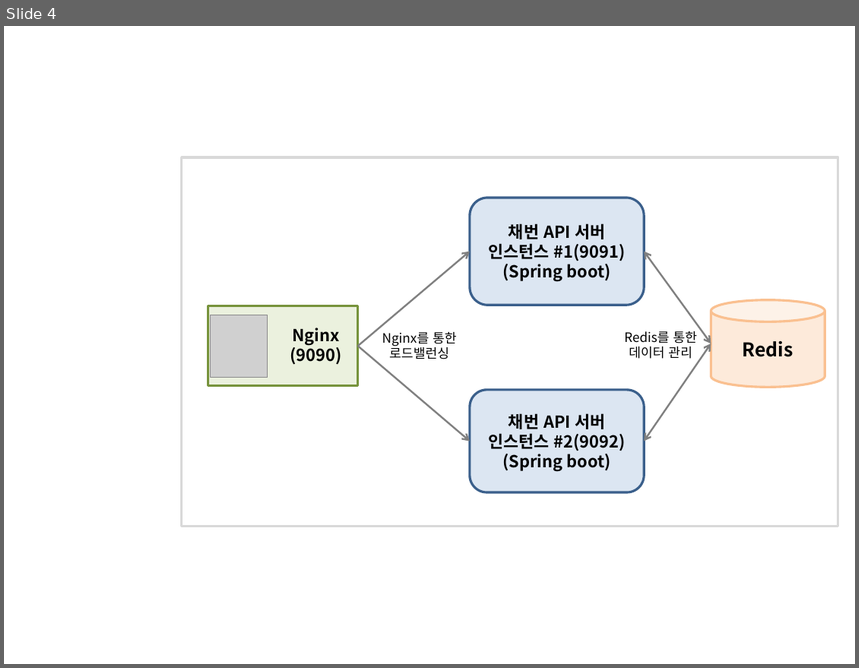
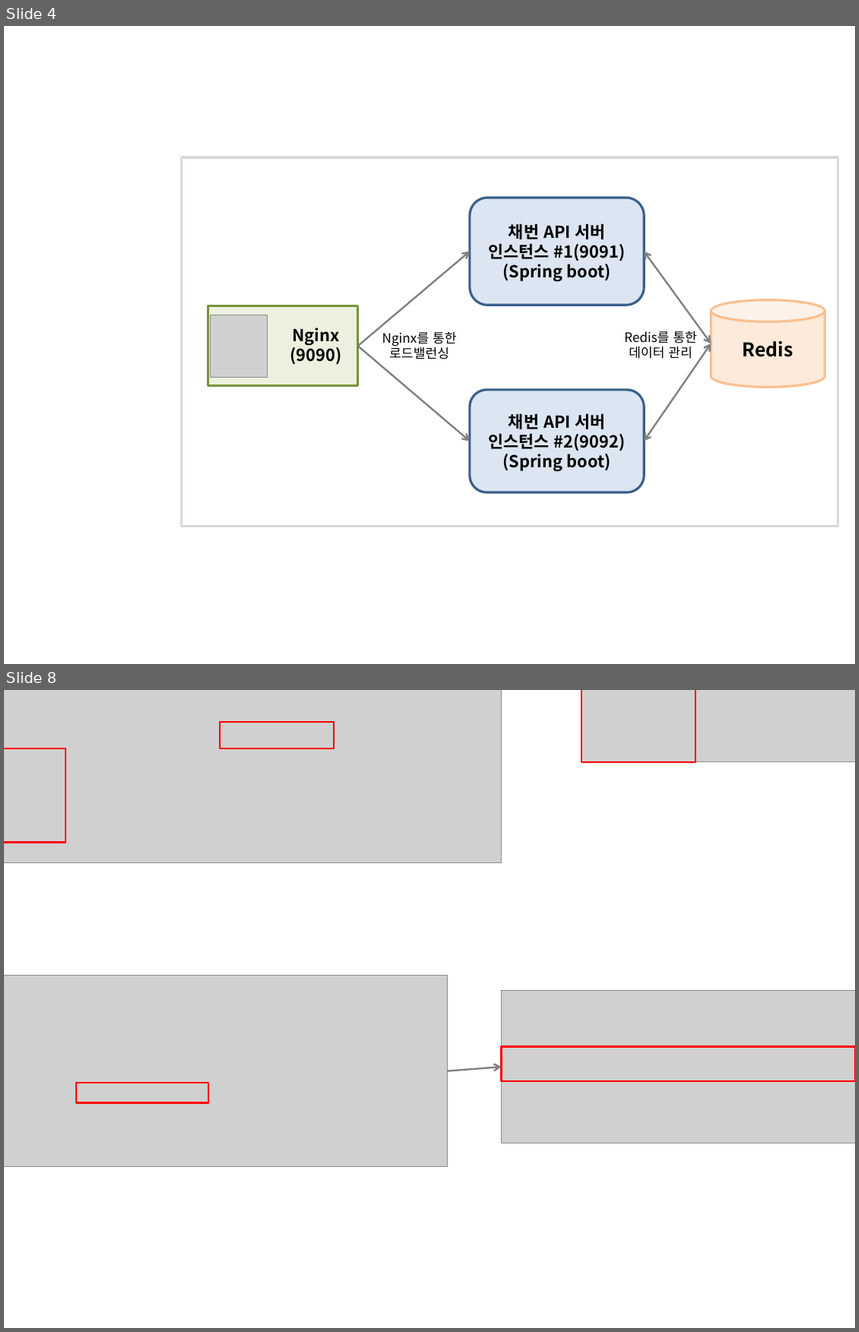
Before and after one commit to ohyes7love/work, a slide deck: restSeqApi/work/이미지.pptx. Shown one above the other, each under a label of ours: slide 4 before the commit, slides 4 and 8 after it; the slides between them are not shown. The pictures are 859x668 and 859x1332 pixels, drawn with LibreOffice and Linux fonts; fonts in the diff are those of the drawing; grey boxes stand for pictures. Boxes give left, top, right and bottom in pixels: in the first picture for what was removed or moved away, otherwise in the second. Text is boxed around its words. In the diff, an @@ line names an element or a change of style, - is before the commit and + after.

```diff
--- a/restSeqApi/work/이미지.pptx
+++ b/restSeqApi/work/이미지.pptx
@@ slide 8 added at (4, 690, 855, 1328), background #FFFFFF @@
@@ picture added at (4, 690, 502, 863) @@
@@ picture added at (582, 690, 855, 761) @@
@@ rectangle added at (582, 690, 696, 762), outline #FF0000 1.5 pt @@
@@ rectangle added at (220, 721, 335, 748), outline #FF0000 1.5 pt @@
@@ rectangle added at (4, 749, 66, 842), outline #FF0000 1.5 pt @@
@@ picture added at (4, 976, 448, 1167) @@
@@ picture added at (501, 990, 855, 1143) @@
@@ rectangle added at (501, 1046, 855, 1081), outline #FF0000 1.5 pt @@
@@ arrow added from (448, 1072) to (501, 1067), #808080 1.5 pt @@
@@ rectangle added at (76, 1083, 209, 1103), outline #FF0000 1.5 pt @@
```
Also in this commit, not shown: 1 slide changed, 6 other slides added.
